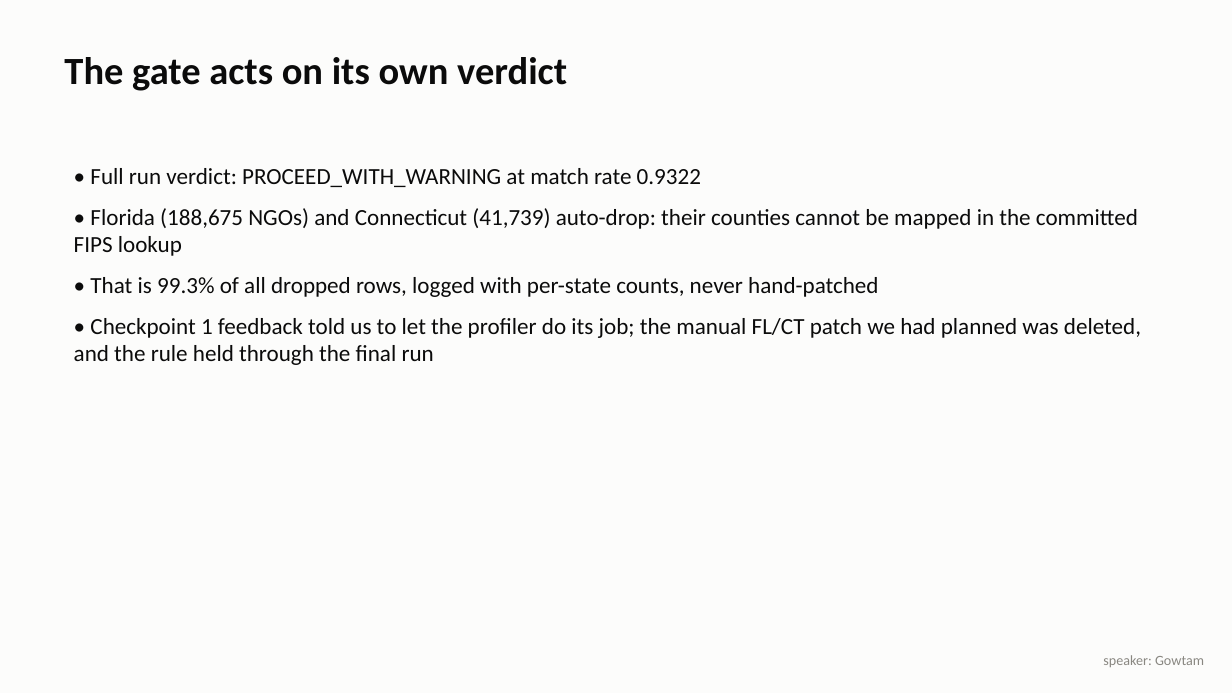
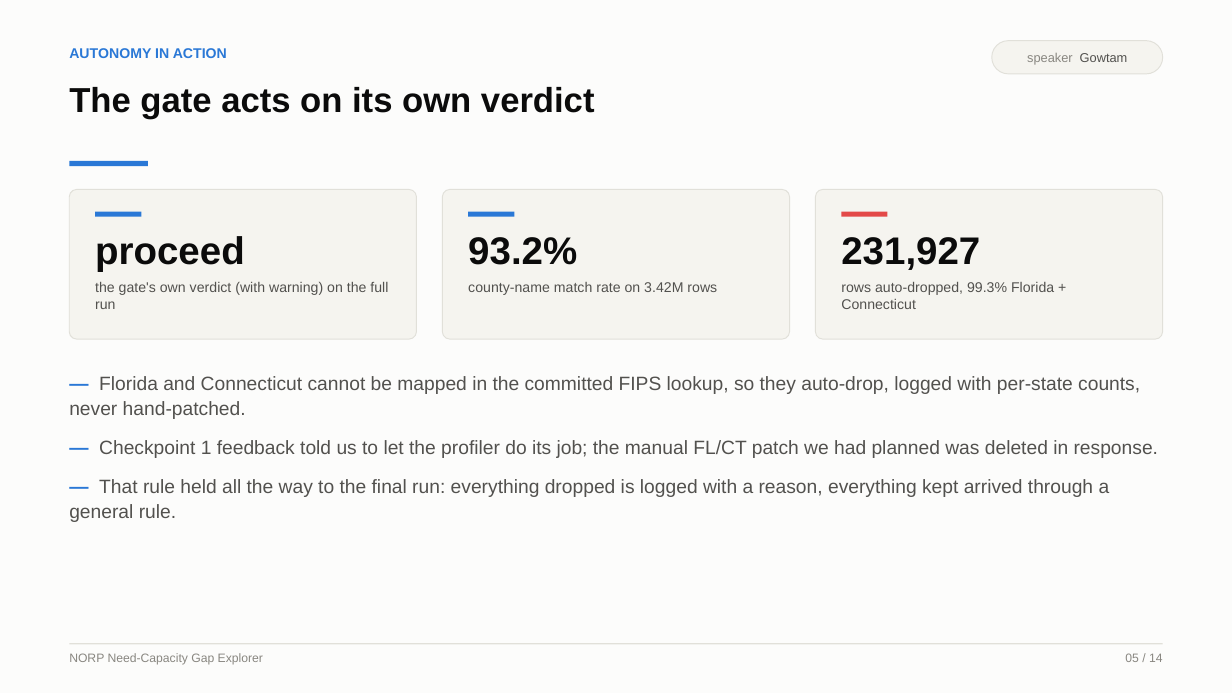
Before and after one commit to ishaanbhardwaj2003/NORP-Food-Assistance-Need-Capacity-Gap-Explorer, a slide deck: slide 5 of presentation/NORP_Final_Presentation.pptx. Drawn at 1232x693 pixels with LibreOffice and Linux fonts; fonts in the diff are those of the drawing. Boxes give left, top, right and bottom in pixels: in the first picture for what was removed or moved away, otherwise in the second. Text is boxed around its words. In the diff, an @@ line names an element or a change of style, - is before the commit and + after.

```diff
--- a/presentation/NORP_Final_Presentation.pptx
+++ b/presentation/NORP_Final_Presentation.pptx
@@ text added at bbox=[69, 48, 227, 58], 11 pt, text #2A78D6, bold @@
+AUTONOMY IN ACTION
@@ rounded rectangle "speaker Gowtam": place and size @@
-rounded rectangle "speaker Gowtam" at bbox=[1103, 655, 1204, 667]
+rounded rectangle "speaker Gowtam" at bbox=[992, 41, 1163, 74]
@@ rounded rectangle "speaker Gowtam" at bbox=[992, 41, 1163, 74]: vertical alignment top to middle; fill none to #F5F4EF; outline none to #E1E0D9 0.75 pt @@
@@ text in rounded rectangle at bbox=[1027, 53, 1128, 65]: text changed; size 11 to 10 pt; font Calibri to Arial @@
-speaker: Gowtam
+speaker Gowtam
@@ text "The gate acts on its ...": place and size @@
-text "The gate acts on its ..." at bbox=[64, 57, 567, 91]
+text "The gate acts on its ..." at bbox=[69, 87, 595, 119]
@@ text "The gate acts on its ..." at bbox=[69, 87, 595, 119]: size 30 to 27 pt, font Calibri to Arial @@
@@ rectangle added at bbox=[69, 161, 148, 166], fill #2A78D6 @@
@@ rounded rectangle added at bbox=[69, 189, 417, 339], fill #F5F4EF, outline #E1E0D9 0.75 pt @@
@@ rounded rectangle added at bbox=[443, 189, 790, 339], fill #F5F4EF, outline #E1E0D9 0.75 pt @@
@@ rounded rectangle added at bbox=[816, 189, 1164, 339], fill #F5F4EF, outline #E1E0D9 0.75 pt @@
@@ rectangle added at bbox=[95, 212, 141, 217], fill #2A78D6 @@
@@ text added at bbox=[95, 236, 245, 272], 30 pt, text #0B0B0B, bold @@
+proceed
@@ text added at bbox=[468, 237, 577, 265], 30 pt, text #0B0B0B, bold @@
+93.2%
@@ rectangle added at bbox=[469, 212, 515, 217], fill #2A78D6 @@
@@ text added at bbox=[841, 237, 980, 270], 30 pt, text #0B0B0B, bold @@
+231,927
@@ rectangle added at bbox=[842, 212, 888, 217], fill #E34948 @@
@@ text added at bbox=[95, 282, 388, 309], 11 pt, text #52514E @@
+the gate's own verdict (with warning) on the full run
@@ text added at bbox=[468, 282, 717, 295], 11 pt, text #52514E @@
+county-name match rate on 3.42M rows
@@ text added at bbox=[841, 282, 1054, 309], 11 pt, text #52514E @@
+rows auto-dropped, 99.3% Florida + Connecticut
@@ text at bbox=[69, 376, 1158, 522]: text changed; size 18 to 15 pt; font Calibri to Arial; text colour #0B0B0B to #52514E @@
-• Full run verdict: PROCEED_WITH_WARNING at match rate 0.9322
-• Florida (188,675 NGOs) and Connecticut (41,739) auto-drop: their counties cannot be mapped in the committed FIPS lookup
-• That is 99.3% of all dropped rows, logged with per-state counts, never hand-patched
-• Checkpoint 1 feedback told us to let the profiler do its job; the manual FL/CT patch we had planned was deleted, and the rule held through the final run
+— Florida and Connecticut cannot be mapped in the committed FIPS lookup, so they auto-drop, logged with per-state counts, never hand-patched.
+— Checkpoint 1 feedback told us to let the profiler do its job; the manual FL/CT patch we had planned was deleted in response.
+— That rule held all the way to the final run: everything dropped is logged with a reason, everything kept arrived through a general rule.
@@ rectangle added at bbox=[69, 643, 1163, 644], fill #E1E0D9 @@
@@ text added at bbox=[69, 653, 263, 665], 9.5 pt, text #898781 @@
+NORP Need-Capacity Gap Explorer
@@ text added at bbox=[1125, 653, 1163, 662], 9.5 pt, text #898781 @@
+05 / 14
```
Also in this commit, not shown: 7 other slides changed, 6 slides added, 6 slides removed, 1 other file.
